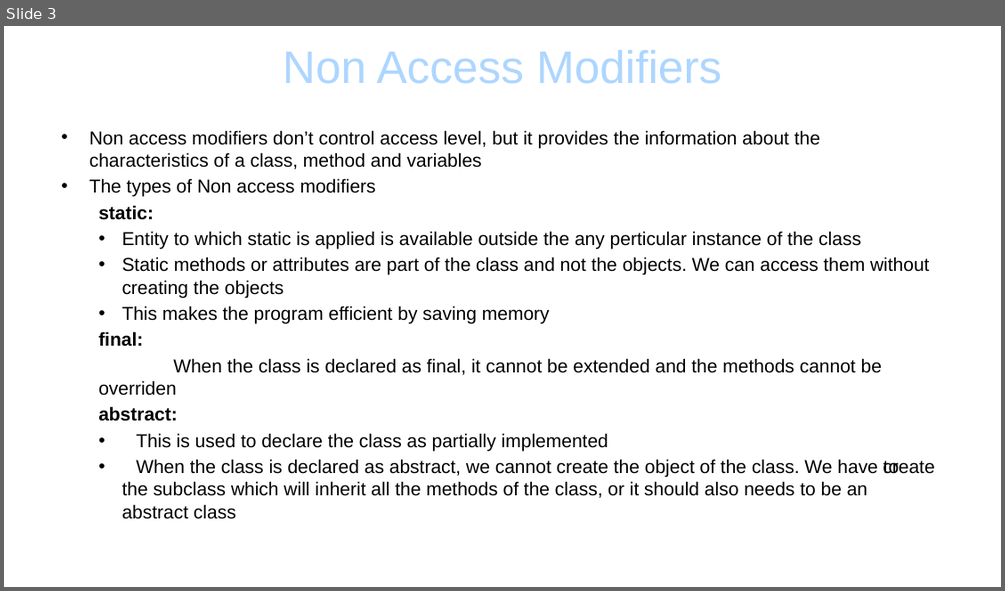
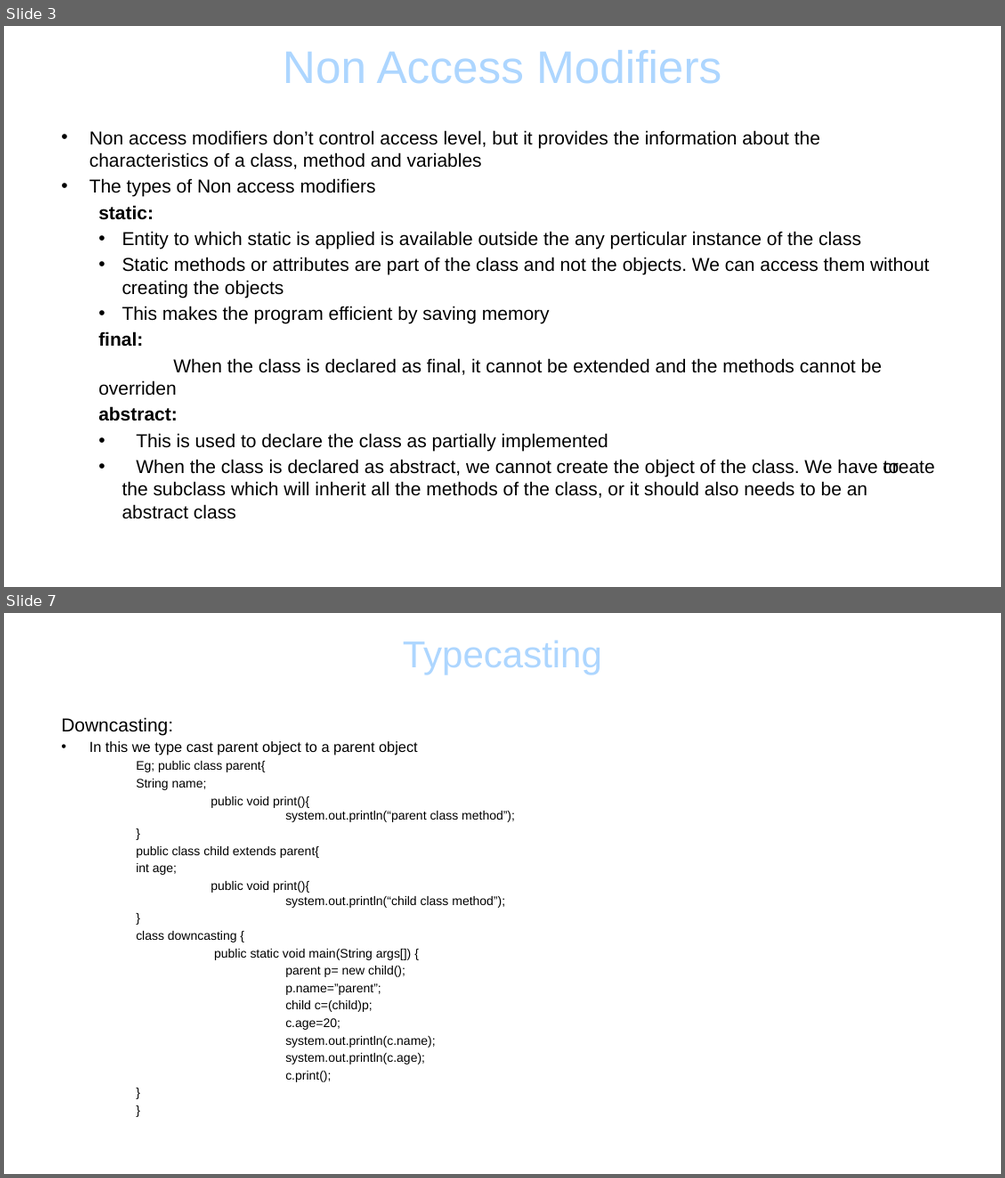
Before and after one commit to lanceqa81/Notes, a slide deck: ADVANCED JAVA.pptx. Shown one above the other, each under a label of ours: slide 3 before the commit, slides 3 and 7 after it; the slides between them are not shown. The pictures are 1005x591 and 1005x1178 pixels, drawn with LibreOffice and Linux fonts; fonts in the diff are those of the drawing; background and template pictures are left out. Boxes give left, top, right and bottom in pixels: in the first picture for what was removed or moved away, otherwise in the second. Text is boxed around its words. In the diff, an @@ line names an element or a change of style, - is before the commit and + after.

```diff
--- a/ADVANCED JAVA.pptx
+++ b/ADVANCED JAVA.pptx
@@ slide 7 added at [4, 613, 1001, 1174], background picture (left out) @@
@@ title added at [403, 641, 602, 674], 36 pt, text #ADD6FF @@
+Typecasting
@@ text added at [61, 717, 515, 1082], 12 pt, text #000000 @@
+Downcasting:
+• In this we type cast parent object to a parent object
+    Eg; public class parent{
+    String name;
+    public void print(){
+    system.out.println(“parent class method”);
+    }
+    public class child extends parent{
+    int age;
+    public void print(){
+    system.out.println(“child class method”);
+    }
+    class downcasting {
+    public static void main(String args[]) {
+    parent p= new child();
+    p.name=”parent”;
+    child c=(child)p;
+    c.age=20;
+    system.out.println(c.name);
+    system.out.println(c.age);
+    c.print();
+    }
+    }
```
Also in this commit, not shown: 3 slides changed, 1 other slide added.
